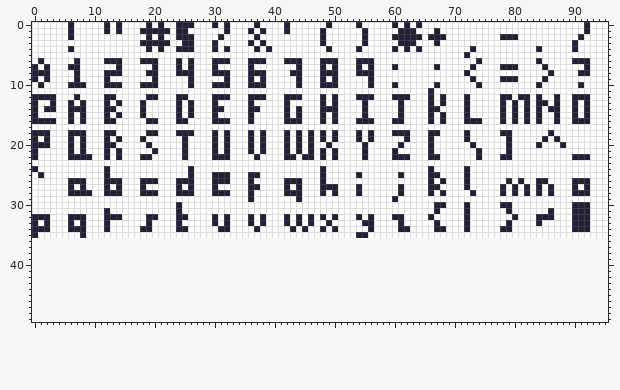
Pixel-art file -- assets/fonts/font.aseprite. The picture above is the old version.
96x36 pixels, 1 frame. The old version is drawn lined up with the new one, on the new canvas.
Now the later version:
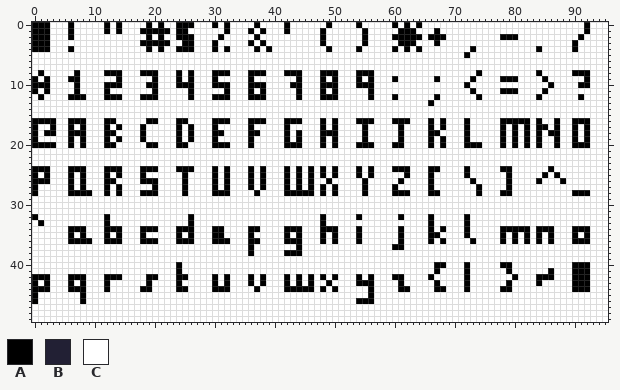
Palette (. is transparent): A #000000  B #222034  C #ffffff
Changes in this commit:
canvas 96x36 -> 96x50
Changed rows in their new state; - is an unchanged pixel.
first column x 0:
 0 AAA---A-----A-A----A-A--AAA---A-A----A----A------A----A-----A-A-A---------------------------A---
 1 AAA---A-----A-A---AAAAA-AA------A---A-A---A-----A------A-----AAA---A------------------------A---
 2 AAA---A------------A-A--AAA----A-----A----------A------A----AAAAA-AAA---------AAA----------A----
 3 AAA---------------AAAAA--AA---A-----A-A---------A------A-----AAA---A----------------------A-----
 4 AAA---A------------A-A--AAA---A-A----A-A---------A----A-----A-A-A--------A----------A-----A-----
 5 ------------------------------------------------------------------------A-----------------------
 6 -C-----C----CCC---CCC---C-C---CCC---CCC---CCC---CCC---CCC-----------------C---------C-----CCC---
 7 C-C---CC------C-----C---C-C---C-----C-------C---C-C---C-C---C------C-----C----CCC----C------C---
 8 CAC----A----AAA---AAA---ACA---AAA---AAA---AAA---AAA---AAA---------------C-A---------A-C---AAA---
 9 A-A---AA----C-A-----A---A-A---A-C---A-C-----A---A-A---A-A---A------A-----A----AAA----A------A---
10 AAA---CAC---AAA---CAA---AAA---AAA---AAA----AA---AAA---AAA---C------C----A-C---------C-A----AA---
11 A-A----A----A-------A-----A-----A---A-A-----A---A-A-----A---------C------A----AAA----A----------
12 CACC--AAA---AAA---AAA---CCA---AAA---AAA---CCA---AAA---CCA---ACC---CAC---C-A---CC-CC-A--C--CAC---
13 C--C--C-C---C-C---C-----C-C---C-----C-----C-----C-C----C-----C----A-C---C-----C-C-C-CC-C--C-C---
14 C-CC--CCC---CC----C-----C-C---CC----CC----C-C---CCC----C-----C----CC----C-----C-C-C-C-CC--C-C---
15 C-----C-C---C-C---C-----C-C---C-----C-----C-C---C-C----C-----C----C-C---C-----C-C-C-C--C--C-C---
16 AAAA--AAA---AA-----AA---AA----AAA---AAA---AAA---A-A---AAA---AAA---A-A---ACC---AAAAA-A--A--AAA---
17 A--A--A-A---A-A---A-----A-A---A-----A-----A-----A-A----A-----A----A-A---A-----A-A-A-AA-A--A-A---
18 ACAA--AAA---AA----ACC---ACA---AAC---AAC---A-A-C-AAA---CAC---CAC---AA----A-----ACA-A-A-AA--A-A---
19 A-C---A-A---A-A---A-----ACA---A-C---A-C---A-A-C-A-A---CAC----AC---A-A---A-----ACA-A-AC-A--A-A---
20 AAAA--A-A---AA-----AA---AA----AAA---A-C---AAA-C-ACA---AAA---AA----A-A---AAA---ACA-A-A--AC-AAA---
21 C-----C-C---C-C-----C----C----C-C---C-C---C-C-C-C-C----C----C-----C-------C----C----------------
22 C-----CCCC--C-C---CC-----C----CCC----C----CC-CC-C-C----C----CCC---CC------C---CC----------CCC---
24 AAA---AAA---AAA---AAA---AAA---A-A---A-A---A-A-A-A-A---A-A---AAA---AA----A-----AA------A---------
25 ACA---A-A---A-A---A------AC---ACA---ACA---A-A-A-A-A---A-A----CA---AC----A------A-----A-A--------
26 AAA---ACA---AAC---AAA---CAC---ACA---A-A---ACA-A-CA-----A-----A----A-C---CA-----A-C--AC--A-CCC---
27 A-----A-A---A-A---C-A---CAC---A-A---ACA---A-A-A-ACA---CA----AC----AC----C-A---CAC-C-C-C---C-C---
28 A-----AAAA--ACA---AAA---CAC---AAA---CA----AAAAA-A-A---CA----AAA---AAC----CA---AAC-C-C-C---AAA---
29 ------------------------------------C-------C---------------C-----------------------------------
30 ------------------------C------------------------------------------CC---C-----CC----------CCC---
31 ------------C-----------C------------------------------------------C----C------C------C---CCC---
32 ACC---CCC---ACC----CC---CCA---C-C---C-C---C-C-C-A-C---A-C---CA----A-----A-------C---CCC---CCC---
33 CAC---C-C---A------C----C-A---C-C---C-C---C-C-C-AC-----CC----C----AC----A------C----C-----CCC---
34 CCC---AAA---AAA---AAA---AAA---AAC---AA----AAAC--AAA---A-C----AC---ACA---A-----AAAAA-AAA---AAA---
35 C-----A-A---A-A---A-----A-A---AA----A-----A-A---A-A---AC-----A----AA----A-----A-A-A-A-A---A-A---
36 CCCCCCAAAACCAAACCCAAACCCAAACCCAAACCCAACCCCAAACCCACACCCACCCCCCACCCCACACCCCACCCCACACACACACCCAAACCC
37 CCCCCCCCCCCCCCCCCCCCCCCCCCCCCCCCCCCCACCCCCCCACCCCCCCCCCCCCCCAACCCCCCCCCCCCCCCCCCCCCCCCCCCCCCCCCC
38 CCCCCCCCCCCCCCCCCCCCCCCCCCCCCCCCCCCCACCCCCAAACCCCCCCCCCCCCCCCCCCCCCCCCCCCCCCCCCCCCCCCCCCCCCCCCCC
39 CCCCCCCCCCCCCCCCCCCCCCCCCCCCCCCCCCCCCCCCCCCCCCCCCCCCCCCCCCCCCCCCCCCCCCCCCCCCCCCCCCCCCCCCCCCCCCCC
40 CCCCCCCCCCCCCCCCCCCCCCCCACCCCCCCCCCCCCCCCCCCCCCCCCCCCCCCCCCCCCCCCCCAACCCACCCCCAACCCCCCCCCCAAACCC
41 CCCCCCCCCCCCCCCCCCCCCCCCACCCCCCCCCCCCCCCCCCCCCCCCCCCCCCCCCCCCCCCCCCACCCCACCCCCCACCCCCCACCCAAACCC
42 AAACCCAAACCCAAACCCCAACCCAACCCCACACCCACACCCACACACACACCCACACCCAACCCCACCCCCACCCCCCCACCCAAACCCAAACCC
43 ACACCCACACCCACCCCCCACCCCACCCCCACACCCACACCCACACACCACCCCAAACCCCACCCCCACCCCACCCCCCACCCCACCCCCAAACCC
44 AAACCCAAACCCACCCCCAACCCCAACCCCAAACCCCACCCCAAAAACACACCCCCACCCCAACCCCAACCCACCCCCAACCCCCCCCCCAAACCC
45 ACCCCCCCACCCCCCCCCCCCCCCCCCCCCCCCCCCCCCCCCCCCCCCCCCCCCCCACCCCCCCCCCCCCCCCCCCCCCCCCCCCCCCCCCCCCCC
46 ACCCCCCCACCCCCCCCCCCCCCCCCCCCCCCCCCCCCCCCCCCCCCCCCCCCCAAACCCCCCCCCCCCCCCCCCCCCCCCCCCCCCCCCCCCCCC
47 CCCCCCCCCCCCCCCCCCCCCCCCCCCCCCCCCCCCCCCCCCCCCCCCCCCCCCCCCCCCCCCCCCCCCCCCCCCCCCCCCCCCCCCCCCCCCCCC
48 CCCCCCCCCCCCCCCCCCCCCCCCCCCCCCCCCCCCCCCCCCCCCCCCCCCCCCCCCCCCCCCCCCCCCCCCCCCCCCCCCCCCCCCCCCCCCCCC
49 CCCCCCCCCCCCCCCCCCCCCCCCCCCCCCCCCCCCCCCCCCCCCCCCCCCCCCCCCCCCCCCCCCCCCCCCCCCCCCCCCCCCCCCCCCCCCCCC
